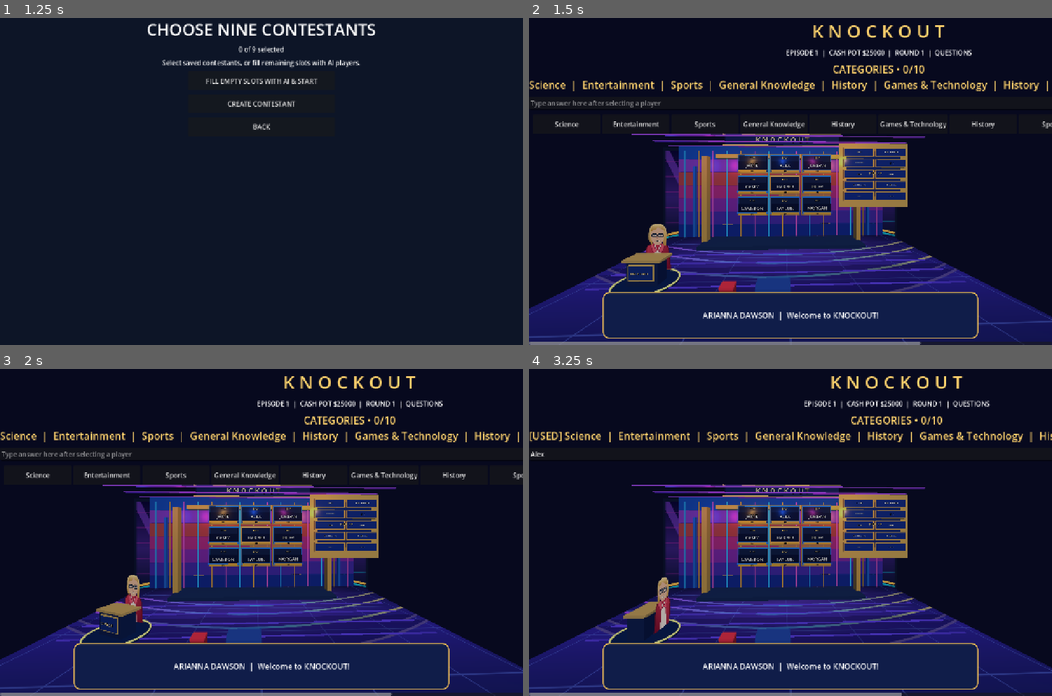
Above: before the commit, frames 1-4 (two rows, left to right).
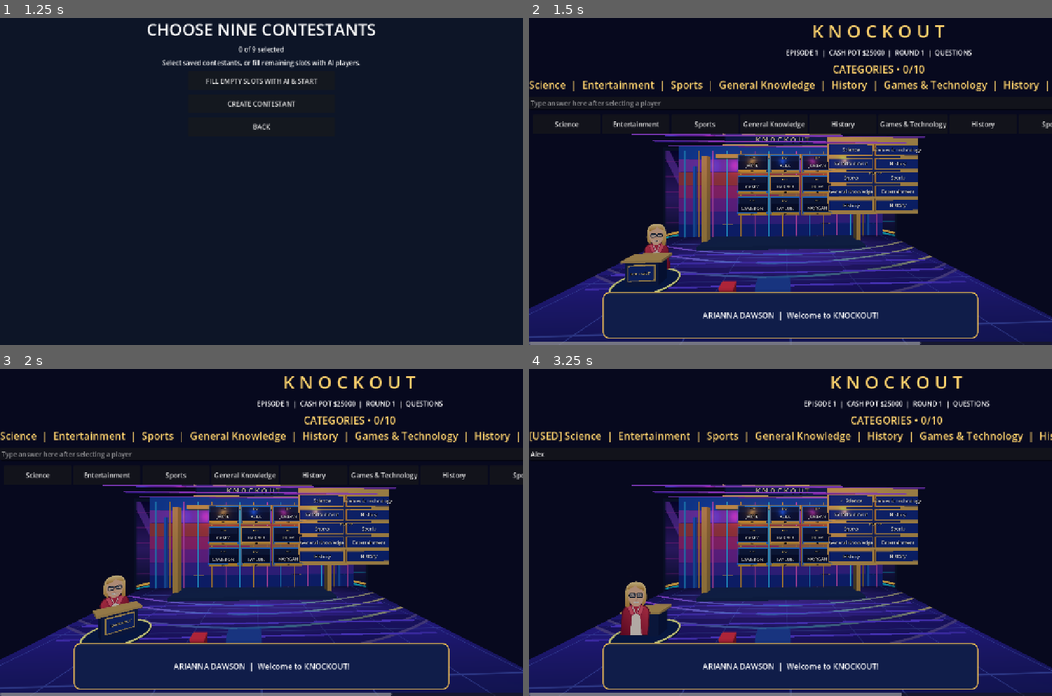
Above: after the commit, the same moments.

Repository: Becksploder2/Knockout
Game: Godot game, scene res://scenes/launcher.tscn
Two runs of this game, one before a commit and one after it. Both use one fixed random seed, a clock stepped at 60 frames per second and the inputs below.
Inputs (mouse positions are in pixels of both pictures, inside the frame that each line leads up to):
- Up to frame 1 (1.25 s): click "PLAY KNOCKOUT" at 0.5 s
- Up to frame 2 (1.5 s): click "FILL EMPTY SLOTS WITH AI & ST…" at 1.25 s
- Up to frame 3 (2 s): no input
- Up to frame 4 (3.25 s): click (879, 454) at 2.02 s; type "Alex" at 2.1 s; click "Science" at 2.75 s

Frame 1 is identical in both runs. In frame 2, 3.2% of the frame differs, in the area x 17-75%, y 36-82%; in frame 3, 3.9%; in frame 4, 4.1%.

Commit message:
Turn Arianna back to camera and substantially enlarge category board

Diff:
--- a/Main.gd
+++ b/Main.gd
@@ -102,6 +102,7 @@
 var category_board: Label
 var stage_category_board: Label3D
 var stage_category_titles: Array[Label3D] = []
+var studio_camera: Camera3D
 var freeze_target: int = -1
 var used_question_ids: Dictionary = {}
 const QUESTION_HISTORY := "user://knockout_used_questions.json"
@@ -935,6 +936,7 @@
 	camera.look_at_from_position(camera.position, Vector3(1.0, 8.0, -7.4), Vector3.UP)
 	studio_root.add_child(camera)
 	camera.current = true
+	studio_camera = camera
 	var light := DirectionalLight3D.new()
 	light.rotation_degrees = Vector3(-48, 25, 0)
 	light.light_energy = 1.5
@@ -1059,17 +1061,17 @@
 	logo.modulate = Color("#fff1cb")
 	studio_root.add_child(logo)
 	# The right-hand categories are a physical five-row illuminated LED display.
-	_studio_box(Vector3(11.7, 8.8, -7.5), Vector3(9.0, 8.2, 0.25), Color("#e8b956"))
+	_studio_box(Vector3(11.7, 8.8, -7.5), Vector3(12.0, 10.0, 0.25), Color("#e8b956"))
 	for category_index in range(10):
-		var cy := 11.7 - float(category_index % 5) * 1.38
-		var cx := 9.65 if category_index < 5 else 13.75
-		_studio_box(Vector3(cx, cy, -7.1), Vector3(3.9, 1.12, 0.22), Color("#edb750"))
-		_studio_box(Vector3(cx, cy, -6.95), Vector3(3.7, 0.9, 0.16), Color("#102d83"))
+		var cy := 12.0 - float(category_index % 5) * 1.75
+		var cx := 8.6 if category_index < 5 else 14.6
+		_studio_box(Vector3(cx, cy, -7.1), Vector3(5.65, 1.48, 0.22), Color("#edb750"))
+		_studio_box(Vector3(cx, cy, -6.95), Vector3(5.4, 1.25, 0.16), Color("#102d83"))
 		var category_title := Label3D.new()
 		category_title.text = ""
 		category_title.position = Vector3(cx, cy, -6.75)
-		category_title.pixel_size = 0.003
-		category_title.font_size = 56
+		category_title.pixel_size = 0.006
+		category_title.font_size = 100
 		category_title.modulate = Color.WHITE
 		studio_root.add_child(category_title)
 		stage_category_titles.append(category_title)
@@ -1289,4 +1291,4 @@
 	arianna_facing_contestants = face_players
 	var tween := create_tween()
 	tween.set_trans(Tween.TRANS_SINE).set_ease(Tween.EASE_IN_OUT)
-	tween.tween_property(arianna_turntable, "rotation:y", deg_to_rad(-90.0 if face_players else 0.0), 2.0)
+	tween.tween_property(arianna_turntable, "rotation:y", deg_to_rad(180.0 if face_players else 0.0), 2.0)
